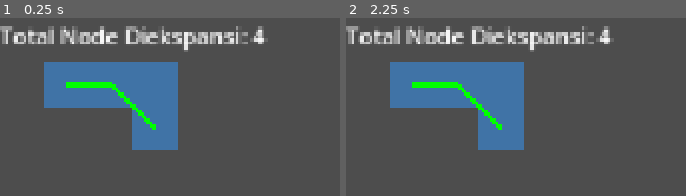
Above: before the commit, frames 1-2 (left to right).
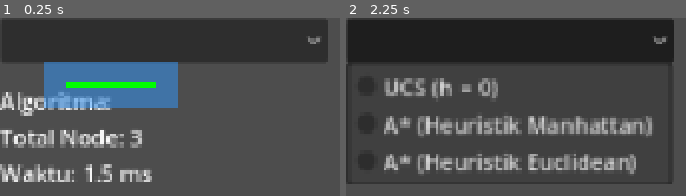
Above: after the commit, the same moments.

Repository: hanifmyssr/Tubes-AI-Kelompok7
Game: Godot game, scene res://Scenes/UI/debug_overlay.tscn
Same seed, same stepped clock (60 frames per second), same inputs: the game is played once before the commit and once after it. The project has no main scene, so this scene is started directly.
Inputs (mouse positions are in pixels of both pictures, inside the frame that each line leads up to):
- Up to frame 1 (0.25 s): no input
- Up to frame 2 (2.25 s): click (509, 41) at 0.52 s; click (509, 41) at 1.27 s; click (509, 41) at 2.02 s

The runs differ from the first frame. In frame 1, 33% of the frame differs, in the area x 0-97%, y 1-93%; in frame 2, 48%, in the area x 0-97%, y 0-94%.

Commit message:
feat: algoritma dropdown

Diff:
--- a/Scenes/UI/debug_overlay.tscn
+++ b/Scenes/UI/debug_overlay.tscn
@@ -6,6 +6,19 @@
 script = ExtResource("1_8iy83")
 
 [node name="StatsLabel" type="Label" parent="." unique_id=2081689596]
+offset_top = 48.0
+offset_right = 1.0
+offset_bottom = 71.0
+
+[node name="AlgorithmDropdown" type="OptionButton" parent="." unique_id=1493616860]
+offset_left = 1.0
 offset_top = 1.0
-offset_right = 1.0
-offset_bottom = 24.0
+offset_right = 236.0
+offset_bottom = 32.0
+item_count = 3
+popup/item_0/text = "UCS (h = 0)"
+popup/item_0/id = 0
+popup/item_1/text = "A* (Heuristik Manhattan)"
+popup/item_1/id = 1
+popup/item_2/text = "A* (Heuristik Euclidean)"
+popup/item_2/id = 2
--- a/Scripts/UI/DebugOverlay.gd
+++ b/Scripts/UI/DebugOverlay.gd
@@ -1,48 +1,50 @@
 extends CanvasLayer
 
-# Mendapatkan referensi dari teks Label yang sudah Anda buat
 @onready var stats_label = $StatsLabel
+@onready var algorithm_dropdown = $AlgorithmDropdown
 
-# Membuat kanvas kosong untuk menggambar
 var drawing_canvas: Control
-
-# Variabel untuk menampung data
 var expanded_nodes: Array = []
 var path_nodes: Array = []
-var tile_size: int = 32 # Ukuran grid standar, nanti bisa disesuaikan dengan Anggota 1
+var tile_size: int = 32
 
 func _ready():
-	# 1. Menyiapkan kanvas gambar saat game baru dimulai
 	drawing_canvas = Control.new()
 	add_child(drawing_canvas)
 	drawing_canvas.draw.connect(_on_canvas_draw)
 
-	# 2. DATA TIRUAN (Hanya untuk pengujian Anda saat ini)
-	expanded_nodes = [Vector2(1, 1), Vector2(2, 1), Vector2(3, 1), Vector2(3, 2)]
-	path_nodes = [Vector2(1, 1), Vector2(2, 1), Vector2(3, 2)]
+	# Menghubungkan sinyal dropdown saat pilihan diubah oleh pengguna
+	algorithm_dropdown.item_selected.connect(_on_algorithm_selected)
 
-	update_stats(expanded_nodes.size())
+	# DATA TIRUAN (Mock Data untuk pengujian)
+	expanded_nodes = [Vector2(1, 1), Vector2(2, 1), Vector2(3, 1)]
+	path_nodes = [Vector2(1, 1), Vector2(3, 1)]
+
+	update_stats(expanded_nodes.size(), 1.5) # Contoh: 1.5 milidetik
 
 func _on_canvas_draw():
-	# 3. Menggambar kotak biru transparan untuk node yang diekspansi algoritma
 	for node in expanded_nodes:
 		var rect = Rect2(node * tile_size, Vector2(tile_size, tile_size))
 		drawing_canvas.draw_rect(rect, Color(0.2, 0.6, 1.0, 0.5))
 
-	# 4. Menggambar garis rute hijau dari titik ke titik
 	if path_nodes.size() > 1:
 		for i in range(path_nodes.size() - 1):
 			var start_pos = (path_nodes[i] * tile_size) + Vector2(tile_size / 2.0, tile_size / 2.0)
 			var end_pos = (path_nodes[i+1] * tile_size) + Vector2(tile_size / 2.0, tile_size / 2.0)
 			drawing_canvas.draw_line(start_pos, end_pos, Color(0.0, 1.0, 0.0), 3.0)
 
-func update_stats(count: int):
-	# 5. Memperbarui teks pada StatsLabel
-	stats_label.text = "Total Node Diekspansi: " + str(count)
+func update_stats(count: int, time_ms: float):
+	# Menampilkan total node diekspansi dan waktu eksekusi dalam milidetik
+	var selected_algo = algorithm_dropdown.get_item_text(algorithm_dropdown.selected)
+	stats_label.text = "Algoritma: " + selected_algo + "\nTotal Node: " + str(count) + "\nWaktu: " + str(time_ms) + " ms"
 
-func update_debug_data(new_expanded: Array, new_path: Array):
-	# 6. Fungsi "Jembatan" yang nantinya dipanggil oleh Anggota 2
+func _on_algorithm_selected(index: int):
+	# Fungsi ini terpanggil otomatis saat Anda mengubah pilihan di dropdown
+	print("Algoritma diubah ke indeks: ", index)
+	# Nanti bagian ini akan memberi sinyal ke Anggota 2 untuk mengganti metode pencarian AI
+
+func update_debug_data(new_expanded: Array, new_path: Array, time_ms: float):
 	expanded_nodes = new_expanded
 	path_nodes = new_path
-	update_stats(expanded_nodes.size())
-	drawing_canvas.queue_redraw() # Perintah wajib untuk memperbarui gambar layar
+	update_stats(expanded_nodes.size(), time_ms)
+	drawing_canvas.queue_redraw()
